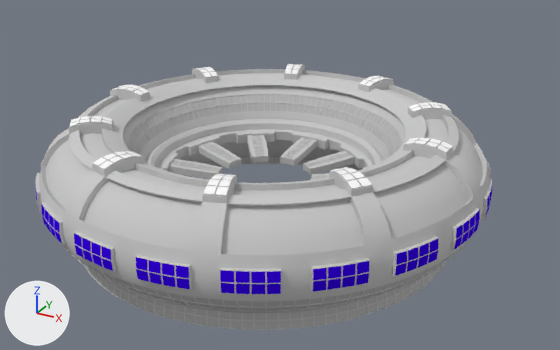
The Blender file Station1.blend, before and after one commit.
Camera for both pictures: a camera (50 mm lens) standing at (6.89, -8.75, 5.86) and looking at (0.02, 3.74, -0.38). Every picture has the same lights, and +X, +Y and +Z are marked at lower left.

Names of what the first picture shows: 'Station 1'.
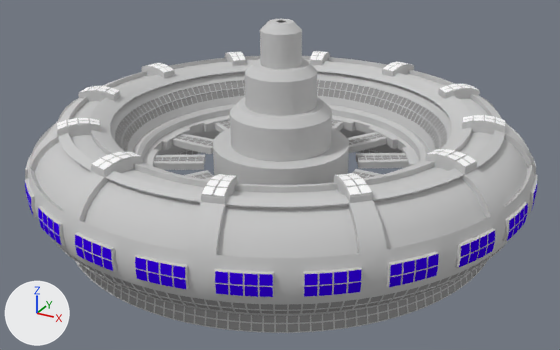
What differs and where, as boxes (x1, y1, x2, y2) in the pictures (560 x 350 px; the box of a moved part takes in the faces that stretch with it):
'Station 1', reshaped, modifiers changed (12% wider, 18% taller)
    before: (35, 64, 492, 330)
    after: (25, 19, 538, 333)
part 1 of me_cylinder_002, added
    after: (213, 19, 349, 185)
part 2 of me_cylinder_002, moved or reshaped
    before: (169, 135, 355, 180)
    after: (153, 120, 409, 180)

Edits to the bpy script that builds the scene:
```text
Change me_cylinder_002:
    used by ob_station_1; location = (0.0, 0.0, 0.0)
    remove me_cylinder_002.from_pydata(...)  # 1901 vertices, 1866 faces; spans x -1.0..1.0, y -1.06..2.28, z -1.29..1.12
    add me_cylinder_002.from_pydata(...)  # 2512 vertices, 2418 faces; spans x -1.0..1.0, y -1.06..3.73, z -3.11..2.69
    me_cylinder_002 part 1: a new loose piece of 611 vertices spanning x -1.0..1.0, y 2.48..3.73, z -3.11..2.69, in mat_hull (light grey #cacaca)
    me_cylinder_002 part 2
    31 vertices are removed from x -0.2..0.2, y 1.45..1.8, z -0.11..-0.07
    56 faces are deleted
    21 vertices in x -0.47..0.47, y 1.94..1.96, z -0.12..-0.11 move by (0.0, 0.0, 0.06)
    21 vertices in x -0.52..0.52, y 2.1..2.12, z -0.14..-0.13 move by (0.0, 0.01, 0.08)
    21 vertices in x -0.35..0.35, y 1.44..1.46, z -0.2..-0.19 move by (0.0, 0.01, 0.02)
    21 vertices in x -0.39..0.39, y 1.6..1.62, z -0.22..-0.21 move by (0.0, 0.02, 0.04)
    21 vertices in x -0.43..0.43, y 1.76..1.78, z -0.23..-0.22 move by (0.0, 0.02, 0.05)
    21 vertices in x -0.47..0.47, y 1.93..1.95, z -0.25..-0.24 move by (0.0, 0.01, 0.07)
    87 vertices move from x -0.56..0.56, y 1.29..2.28, z -0.28..-0.06 to x -0.56..0.56, y 1.31..2.28, z -0.19..-0.05
    31 vertices are added at x -0.2..0.2, y 1.45..1.8, z -0.06..-0.05
    48 new faces join them, mat_hull (light grey #cacaca)
    8 new faces join them, mat_windows (grey #9b9b9b)
Change ob_station_1:
    where _m = ob_station_1.modifiers.new('Array', 'ARRAY')
    _m.count: 10 -> 12
```
